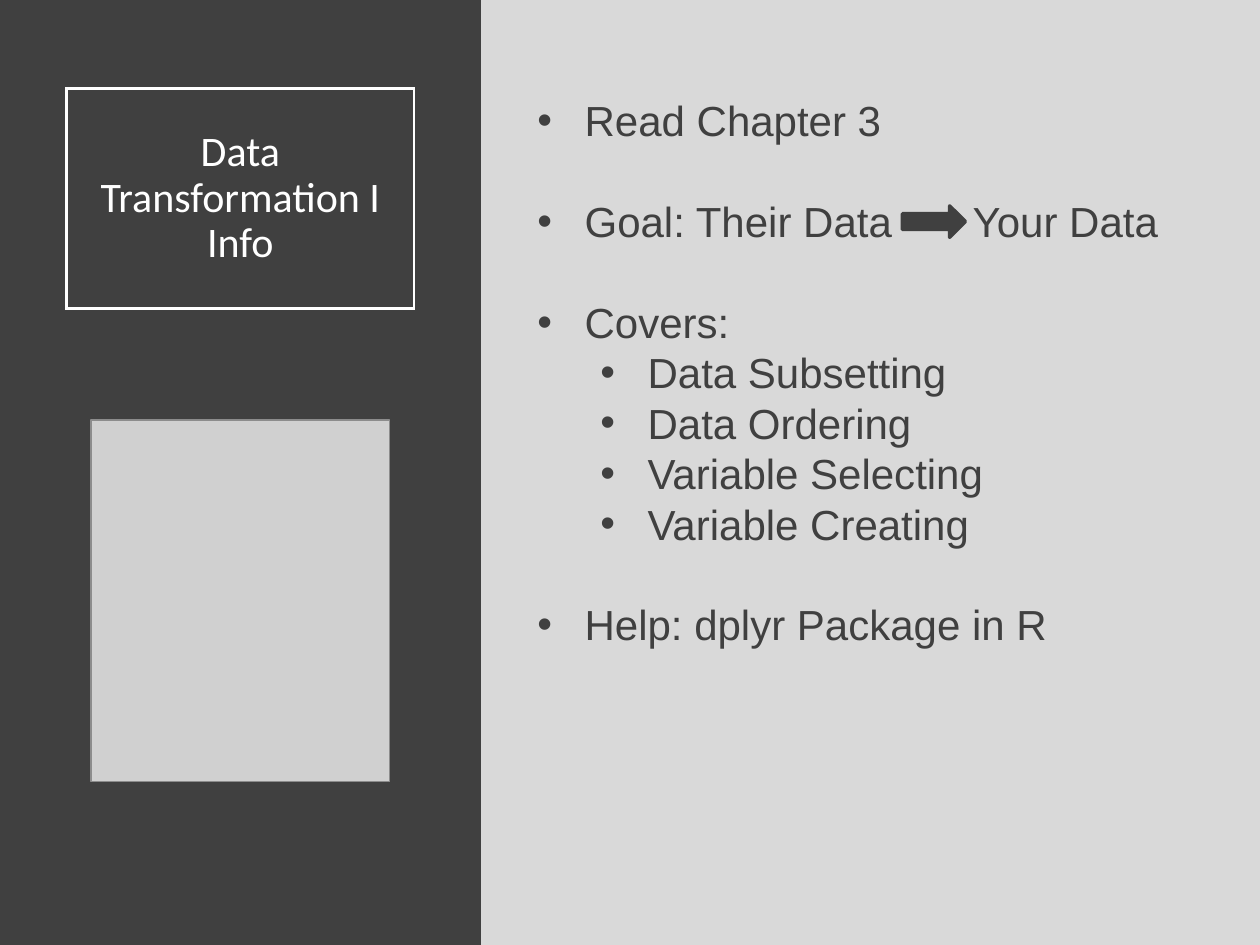
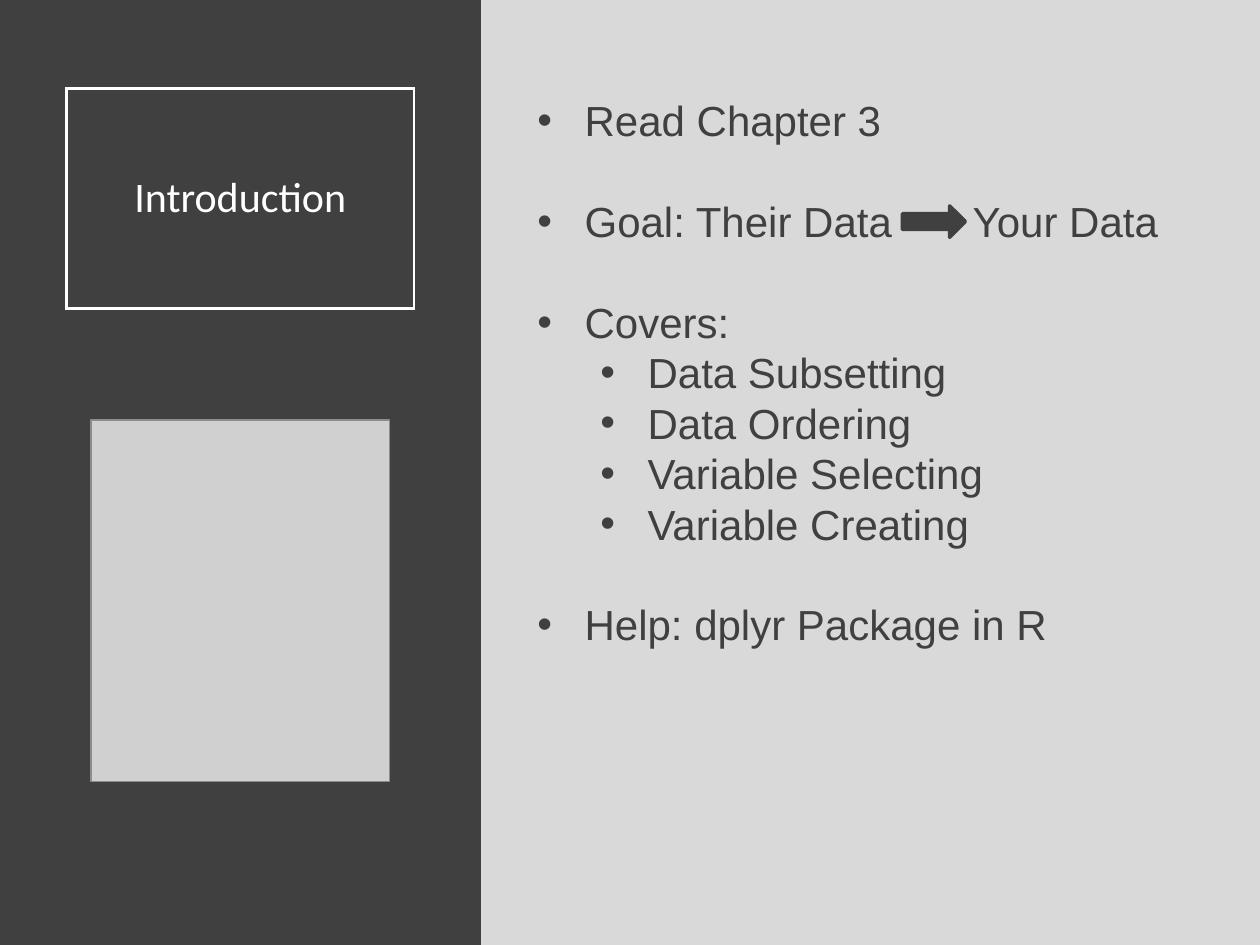
Before and after one commit to Yixf-Self/STOR320_WEBSITE, a slide deck: slide 2 of Lecture/Lecture 4/Lecture 4.pptx. Drawn at 1260x945 pixels with LibreOffice and Linux fonts; fonts in the diff are those of the drawing; grey boxes stand for pictures. Boxes give left, top, right and bottom in pixels: in the first picture for what was removed or moved away, otherwise in the second. Text is boxed around its words. In the diff, an @@ line names an element or a change of style, - is before the commit and + after.

```diff
--- a/Lecture/Lecture 4/Lecture 4.pptx
+++ b/Lecture/Lecture 4/Lecture 4.pptx
@@ title at (134,183,346,213): text changed @@
-Data Transformation I Info
+Introduction
```
Also in this commit, not shown: 21 other slides changed, 1 slide added, 1 slide removed, 3 other files.
